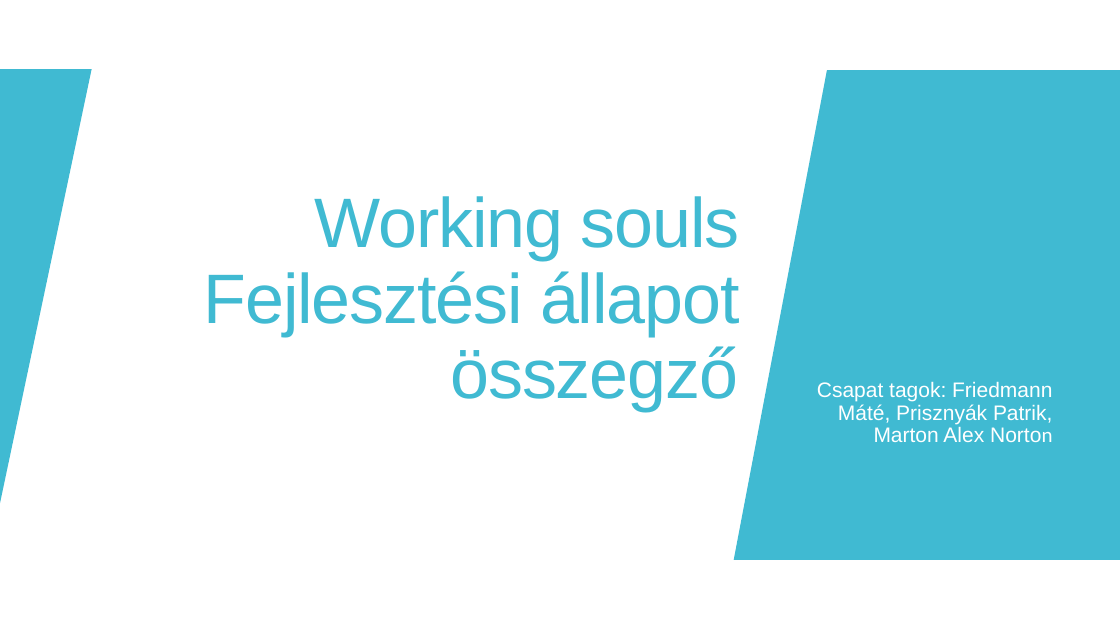
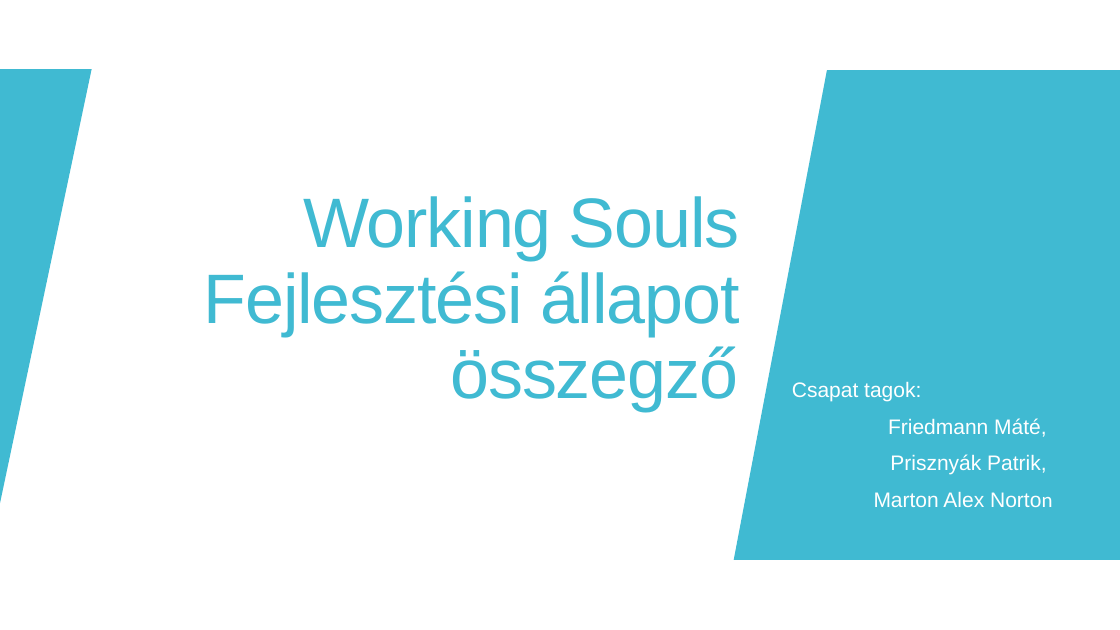
Before and after one commit to Frici73/project13, a slide deck: slide 1 of docs/jelentes.pptx. Drawn at 1120x630 pixels with LibreOffice and Linux fonts; fonts in the diff are those of the drawing. Boxes give left, top, right and bottom in pixels: in the first picture for what was removed or moved away, otherwise in the second. Text is boxed around its words. In the diff, an @@ line names an element or a change of style, - is before the commit and + after.

```diff
--- a/docs/jelentes.pptx
+++ b/docs/jelentes.pptx
@@ title at (x1=204, y1=196, x2=740, y2=412): text changed @@
-Working souls Fejlesztési állapot összegző
+Working Souls Fejlesztési állapot összegző
@@ subtitle at (x1=792, y1=381, x2=1052, y2=507): text changed @@
-Csapat tagok: Friedmann Máté, Prisznyák Patrik, Marton Alex Norton
+Csapat tagok:
+Friedmann Máté,
+Prisznyák Patrik,
+Marton Alex Norton
```
Also in this commit, not shown: 1 other slide changed, 1 other file.
